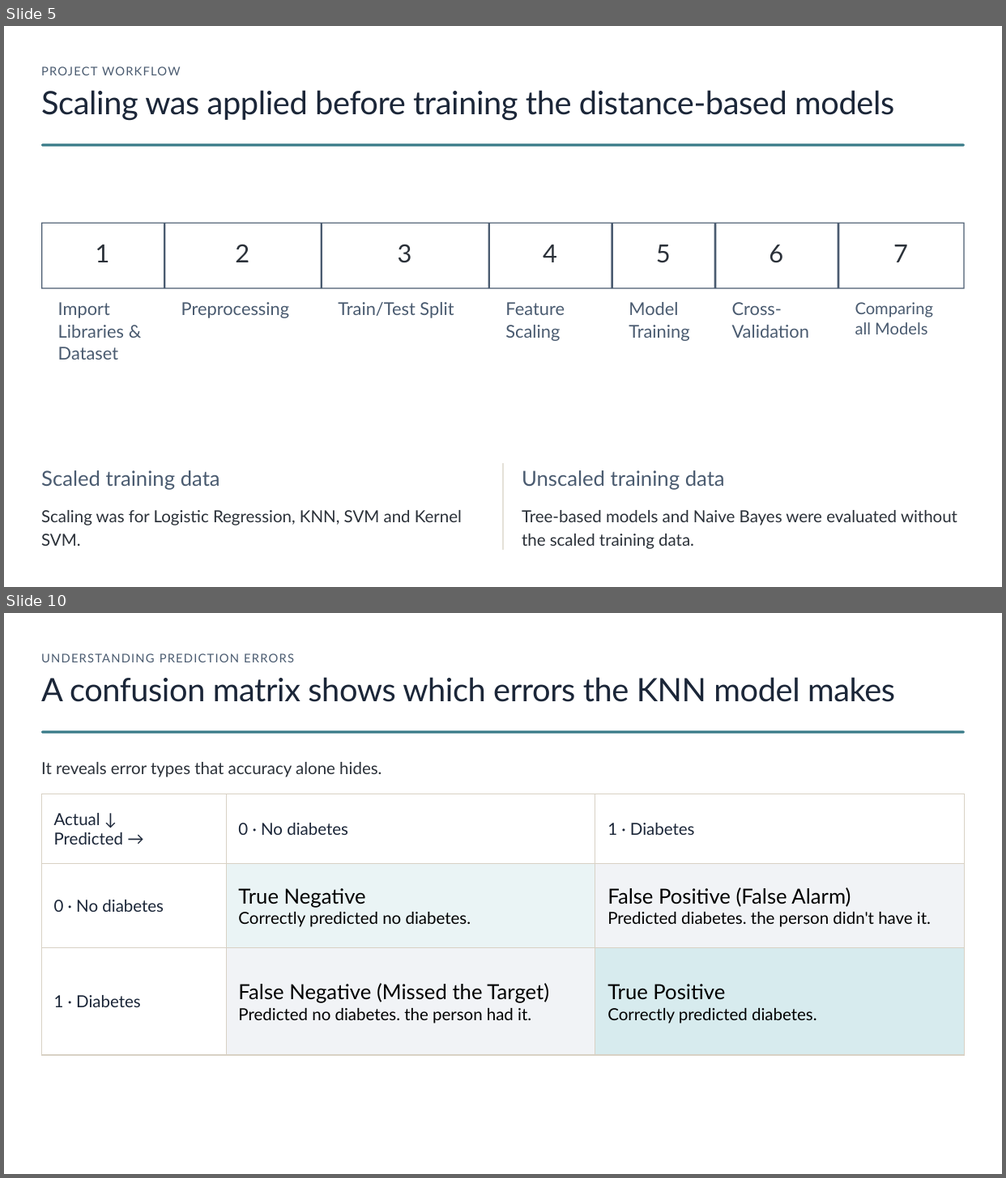
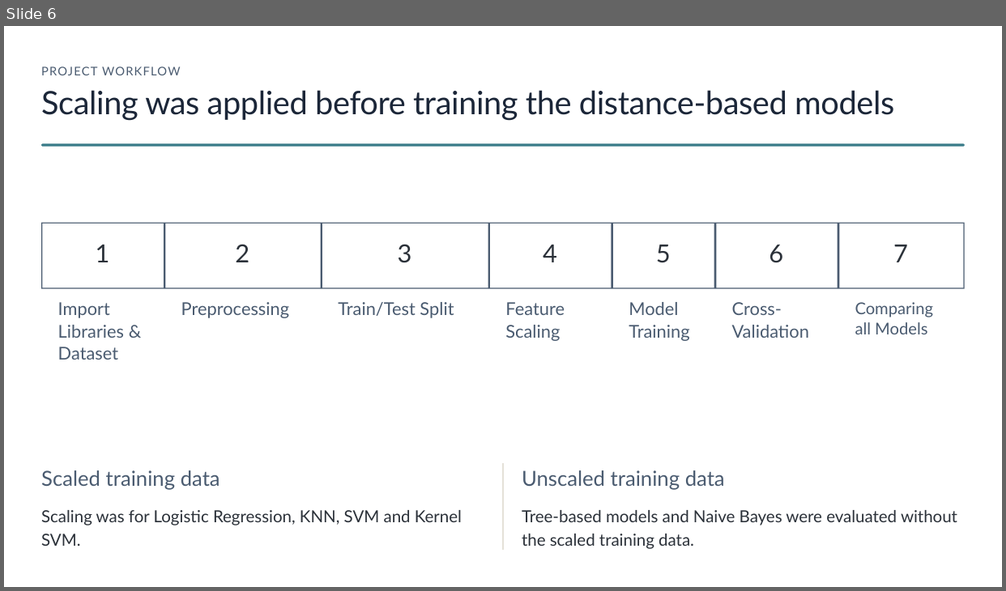
Before and after one commit to HazemWaelll/Diabetes-Prediction, a slide deck: Diabetes-Prediction.pptx. Shown one above the other, each under a label of ours: slides 5 and 10 before the commit, slide 6 after it; the slides between them are not shown. The pictures are 1006x1178 and 1006x591 pixels, drawn with LibreOffice and Linux fonts; fonts in the diff are those of the drawing; background and template pictures are left out. Boxes give left, top, right and bottom in pixels: in the first picture for what was removed or moved away, otherwise in the second. Text is boxed around its words. In the diff, an @@ line names an element or a change of style, - is before the commit and + after.

```diff
--- a/Diabetes-Prediction.pptx
+++ b/Diabetes-Prediction.pptx
@@ slide 10 removed at box(4, 613, 1002, 1174), background #FFFFFF @@
@@ text removed at box(41, 653, 294, 662) @@
-UNDERSTANDING PREDICTION ERRORS
@@ text removed at box(41, 677, 895, 702) @@
-A confusion matrix shows which errors the KNN model makes
@@ rounded rectangle removed at box(41, 730, 965, 733) @@
@@ text removed at box(41, 762, 381, 777) @@
-It reveals error types that accuracy alone hides.
@@ table removed at box(41, 794, 965, 1055), 3 rows, 3 columns @@
-Actual ↓ / Predicted → | 0 · No diabetes | 1 · Diabetes
-0 · No diabetes | True Negative / Correctly predicted no diabetes. | False Positive (False Alarm) / Predicted diabetes. the person didn't have it.
-1 · Diabetes | False Negative (Missed the Target) / Predicted no diabetes. the person had it. | True Positive / Correctly predicted diabetes.
@@ rectangle removed at box(903, 1141, 1002, 1174) @@
@@ what was slide 5 is now slide 6 @@
```
Also in this commit, not shown: 3 slides changed, 3 slides added, 5 other slides removed.
